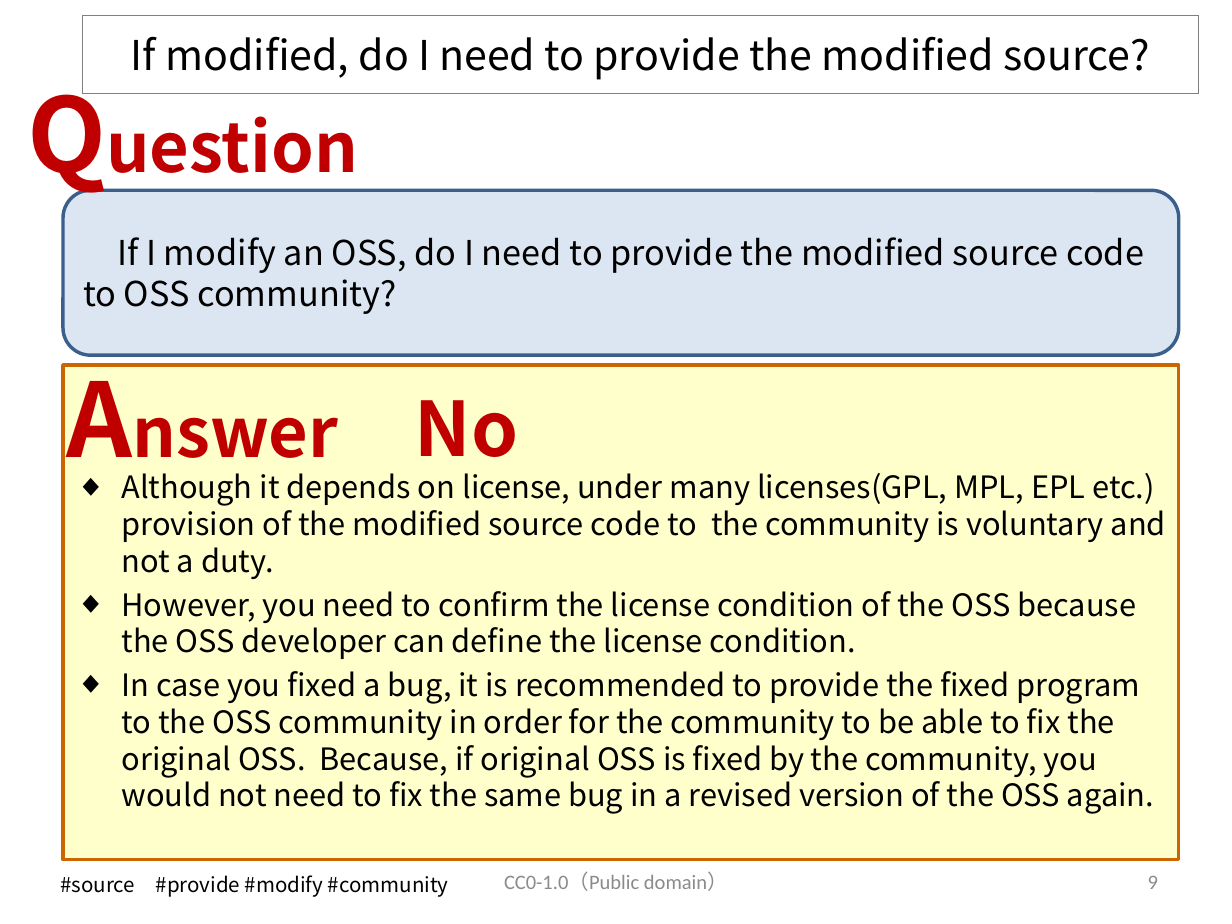
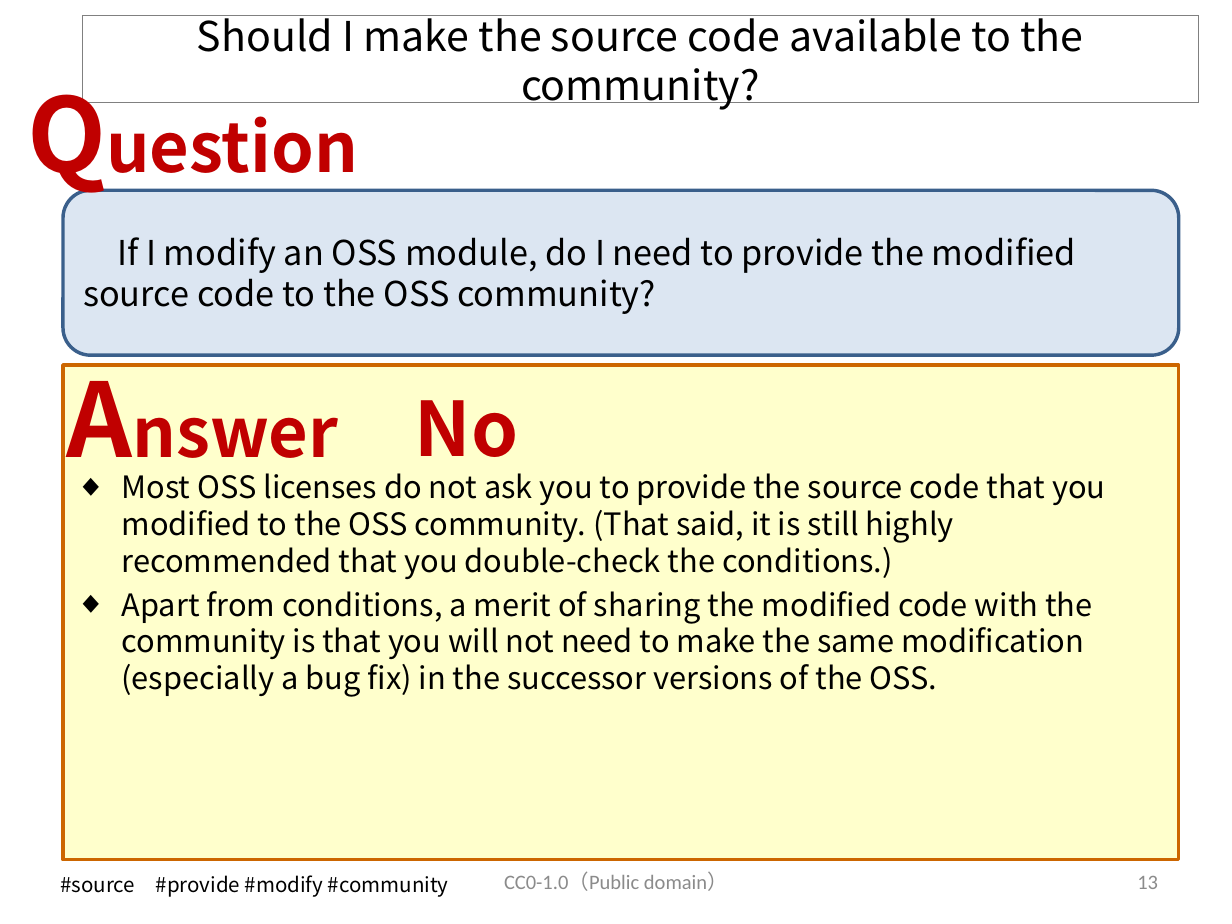
Before and after one commit to OpenChain-Project/OpenChain-JWG, a slide deck: slide 14 of Education_Material/FAQ/Misunderstandings_of_OSS_licenses_CC0.pptx (slide 10 before the commit). Drawn at 1232x924 pixels with LibreOffice and Linux fonts; fonts in the diff are those of the drawing. Boxes give left, top, right and bottom in pixels: in the first picture for what was removed or moved away, otherwise in the second. Text is boxed around its words. In the diff, an @@ line names an element or a change of style, - is before the commit and + after.

```diff
--- a/Education_Material/FAQ/Misunderstandings_of_OSS_licenses_CC0.pptx
+++ b/Education_Material/FAQ/Misunderstandings_of_OSS_licenses_CC0.pptx
@@ title "Should I make the source ...": place and size @@
-title "Should I make the source ..." at [83,16,1199,94]
+title "Should I make the source ..." at [83,16,1199,103]
@@ title at [197,15,1083,110]: text changed @@
-If modified, do I need to provide the modified source?
+Should I make the source code available to the community?
@@ text in rounded rectangle at [83,237,1076,314]: text changed @@
-If I modify an OSS, do I need to provide the modified source code to OSS community?
+If I modify an OSS module, do I need to provide the modified source code to the OSS community?
@@ text at [122,473,1105,697]: text changed @@
-◆ Although it depends on license, under many licenses(GPL, MPL, EPL etc.) provision of the modified source code to the community is voluntary and not a duty.
-◆ However, you need to confirm the license condition of the OSS because the OSS developer can define the license condition.
-◆ In case you fixed a bug, it is recommended to provide the fixed program to the OSS community in order for the community to be able to fix the original OSS. Because, if original OSS is fixed by the community, you would not need to fix the same bug in a revised version of the OSS again.
+◆ Most OSS licenses do not ask you to provide the source code that you modified to the OSS community. (That said, it is still highly recommended that you double-check the conditions.)
+◆ Apart from conditions, a merit of sharing the modified code with the community is that you will not need to make the same modification (especially a bug fix) in the successor versions of the OSS.
@@ page number at [1137,876,1158,889]: text changed @@
-9
+13
```
Also in this commit, not shown: 21 other slides changed, 7 slides added.
